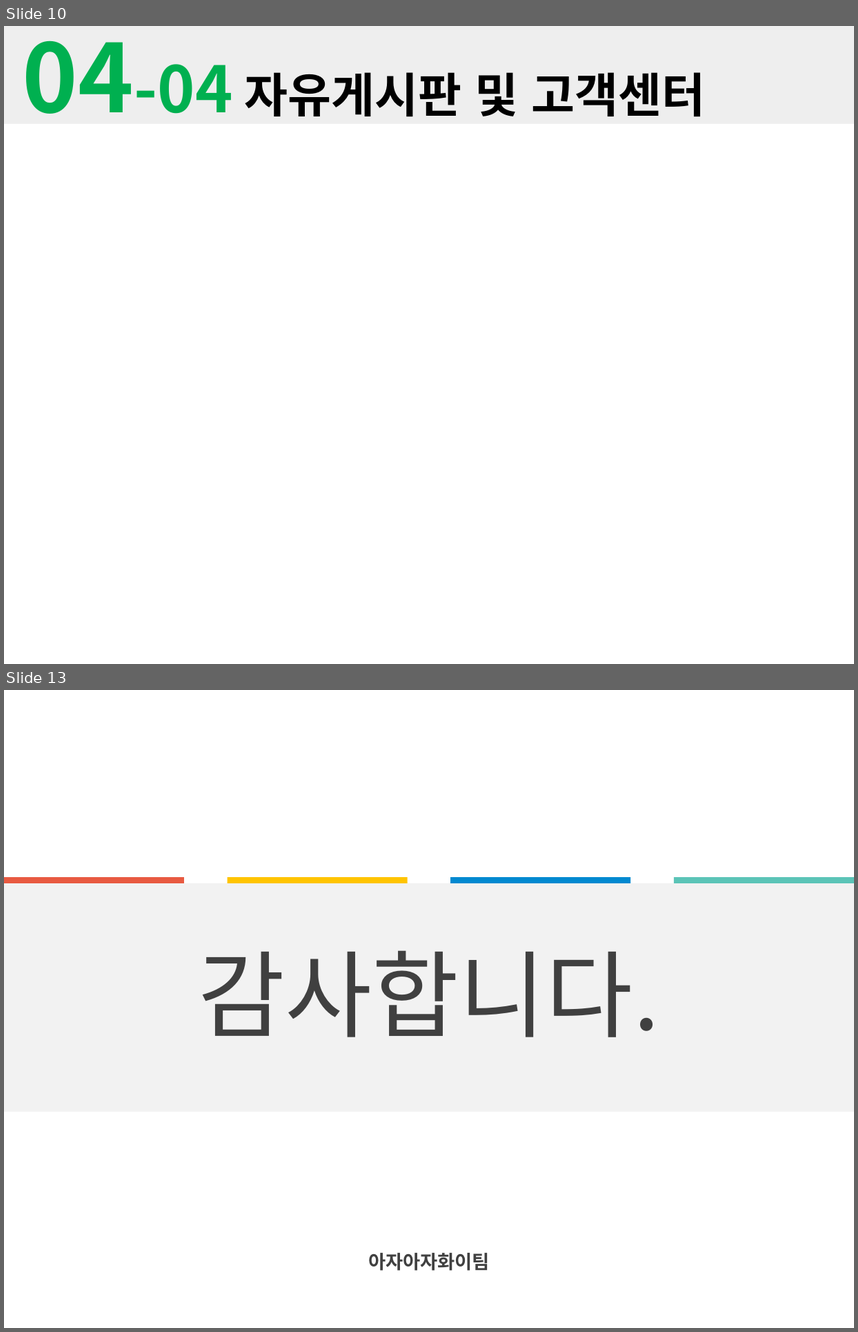
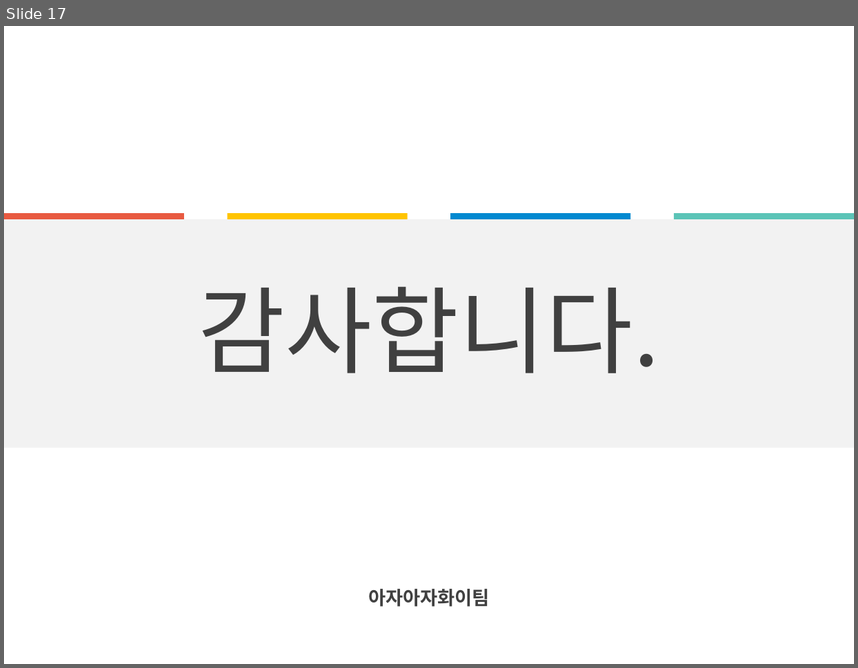
Before and after one commit to amuge92/java2, a slide deck: springT/게임잡지.pptx. Shown one above the other, each under a label of ours: slides 10 and 13 before the commit, slide 17 after it; the slides between them are not shown. The pictures are 858x1332 and 858x668 pixels, drawn with LibreOffice and Linux fonts; fonts in the diff are those of the drawing. Boxes give left, top, right and bottom in pixels: in the first picture for what was removed or moved away, otherwise in the second. Text is boxed around its words. In the diff, an @@ line names an element or a change of style, - is before the commit and + after.

```diff
--- a/springT/게임잡지.pptx
+++ b/springT/게임잡지.pptx
@@ slide 10 removed at (4,26,854,664), background #FFFFFF @@
@@ rectangle removed at (4,26,854,124) @@
@@ title removed at (23,40,705,117) @@
-04-04 자유게시판 및 고객센터
@@ what was slide 13 is now slide 17 @@
```
Also in this commit, not shown: 9 slides changed, 7 slides added, 2 other slides removed, 19 other files.
